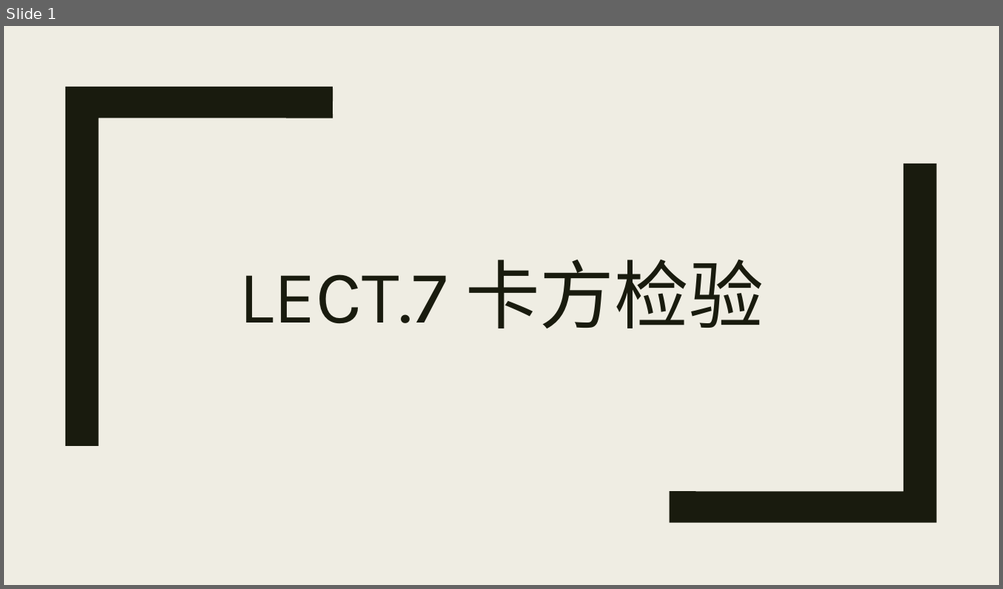
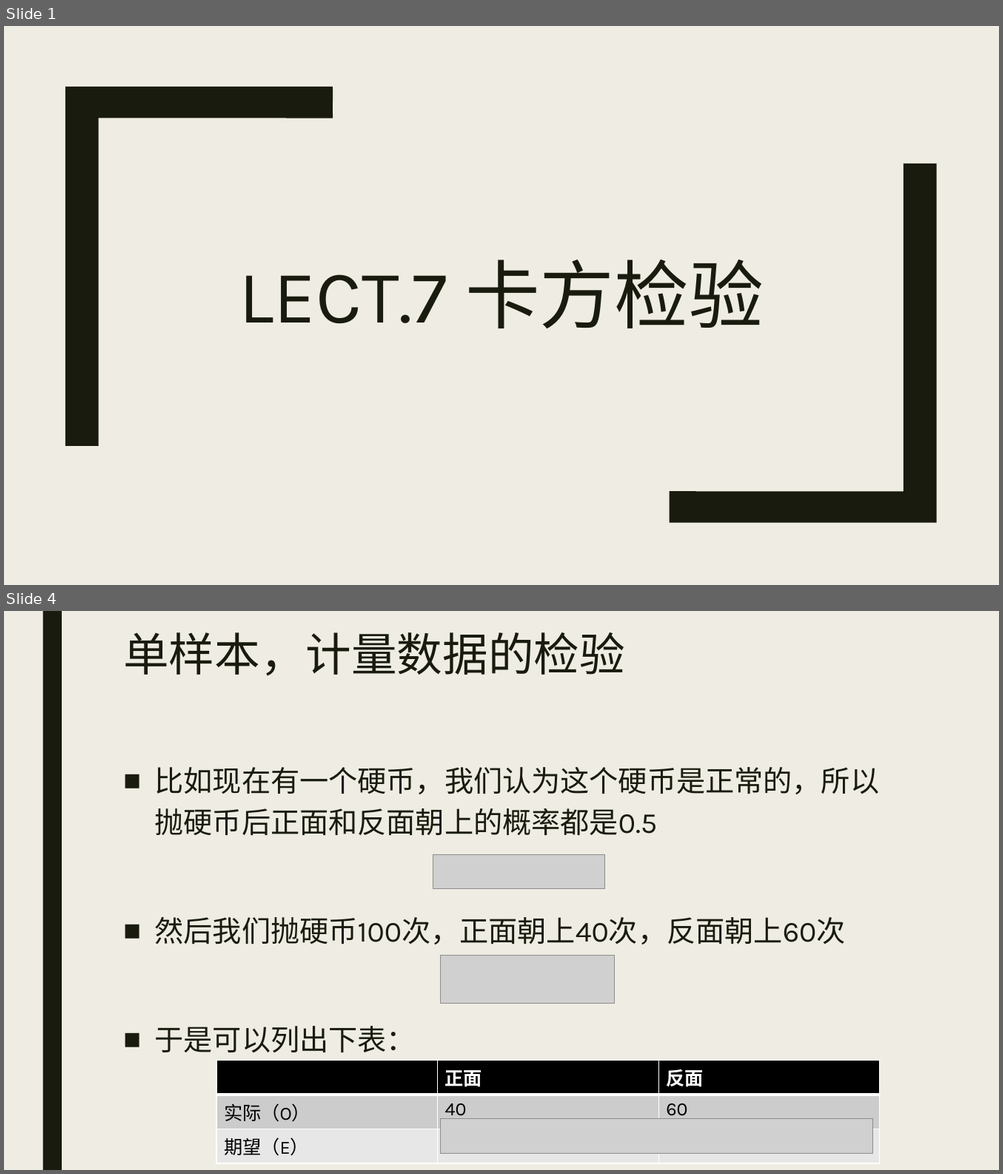
Before and after one commit to beneon/medstat, a slide deck: lect-7/卡方检验.pptx. Shown one above the other, each under a label of ours: slide 1 before the commit, slides 1 and 4 after it; the slides between them are not shown. The pictures are 1003x589 and 1003x1174 pixels, drawn with LibreOffice and Linux fonts; fonts in the diff are those of the drawing; grey boxes stand for pictures. Boxes give left, top, right and bottom in pixels: in the first picture for what was removed or moved away, otherwise in the second. Text is boxed around its words. In the diff, an @@ line names an element or a change of style, - is before the commit and + after.

```diff
--- a/lect-7/卡方检验.pptx
+++ b/lect-7/卡方检验.pptx
@@ slide 4 added at box(4, 611, 999, 1170), background #EFEDE3 @@
@@ rectangle added at box(42, 611, 62, 1170), fill #191B0E @@
@@ title added at box(123, 632, 625, 676), 44 pt, text #191B0E @@
+单样本，计量数据的检验
@@ text added at box(155, 767, 879, 1053), 28 pt, text #191B0E @@
+■ 比如现在有一个硬币，我们认为这个硬币是正常的，所以抛硬币后正面和反面朝上的概率都是0.5
+■ 然后我们抛硬币100次，正面朝上40次，反面朝上60次
+■ 于是可以列出下表：
@@ picture added at box(433, 855, 605, 889) @@
@@ picture added at box(441, 956, 614, 1004) @@
@@ table added at box(216, 1060, 879, 1159), 3 rows, 3 columns @@
+ | 正面 | 反面
+实际（O） | 40 | 60
+期望（E） | 50 | 50
@@ picture added at box(441, 1119, 873, 1154) @@
```
Also in this commit, not shown: 4 other slides added, 1 other file.
